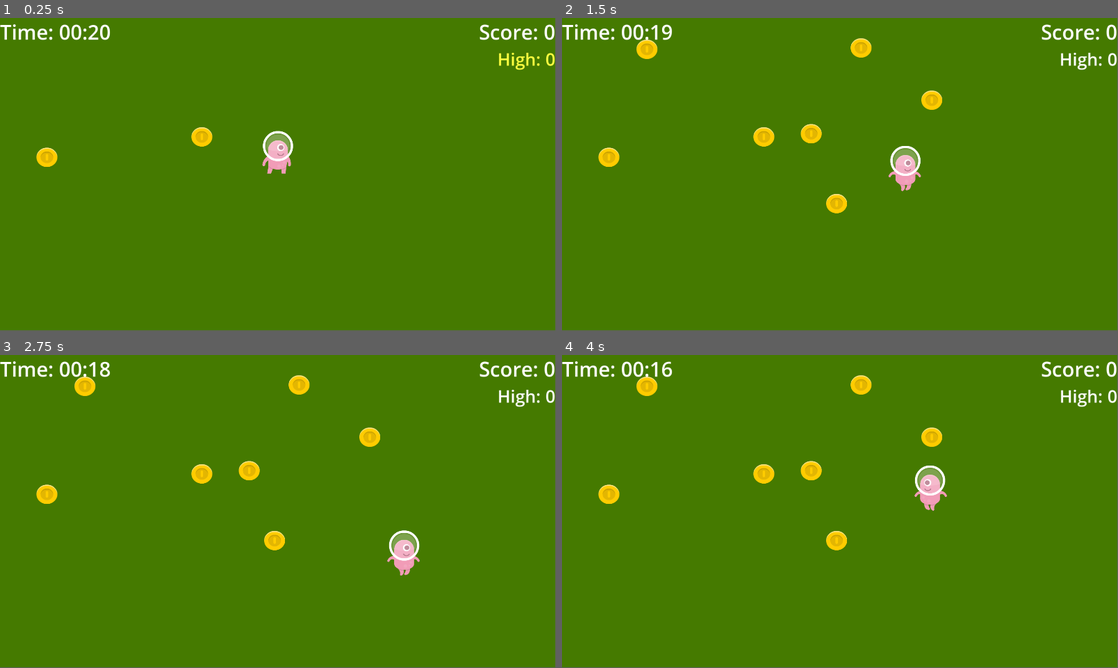
Above: before the commit, frames 1-4 (two rows, left to right).
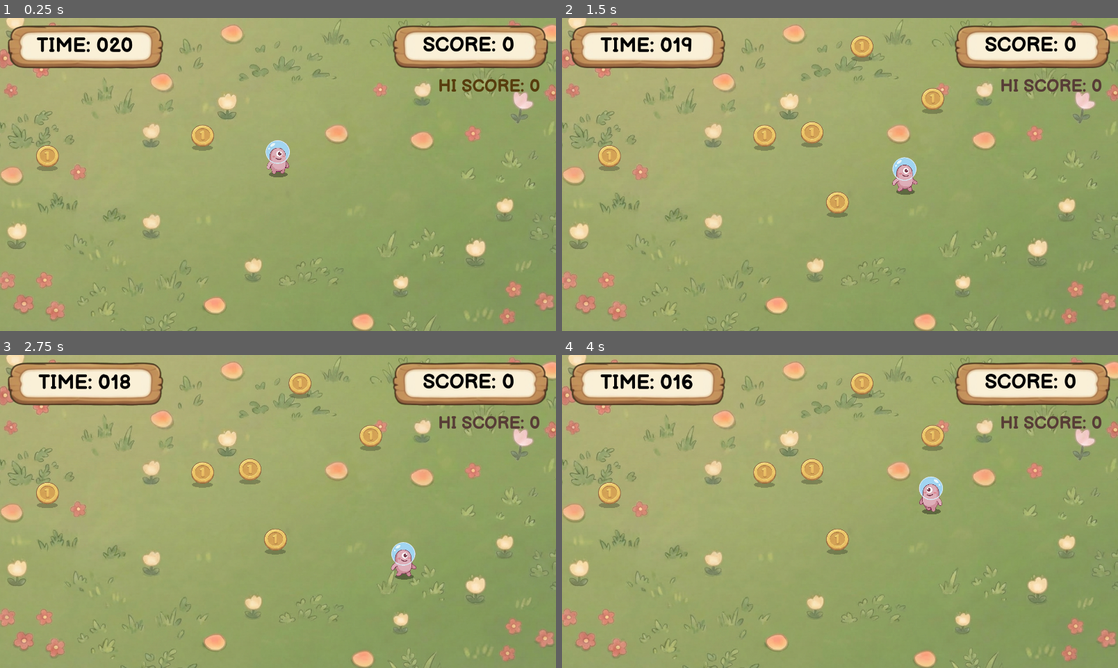
Above: after the commit, the same moments.

Repository: tklee1975/godot_tutorial_collect_coin
Game: Godot game, scene res://_MainScene.tscn
Two runs of this game, one before a commit and one after it. Both use one fixed random seed, a clock stepped at 60 frames per second and the inputs below. Sound files missing from this copy of the repository are replaced by a short silence.
Inputs:
- Up to frame 1 (0.25 s): no input
- Up to frame 2 (1.5 s): hold Right (ui_right) 0.53-1.28 s; hold Down (ui_down) from 1.28 s (still down)
- Up to frame 3 (2.75 s): release Down (ui_down) at 2.03 s; hold Right (ui_right) from 2.03 s (still down)
- Up to frame 4 (4 s): release Right (ui_right) at 2.78 s; hold Up (ui_up) 2.78-3.53 s; hold Left (ui_left) from 3.53 s (still down)
In our replay, the window is 799x449 before the commit and 800x450 after it. These sizes can differ from the game's own. Grey fills any space a smaller window leaves; there, only what the larger window draws over its background counts as a difference.

The runs differ from the first frame. In frame 1, 100% of the frame differs, in the area x 0-100%, y 0-100%; in frame 2, 100%; in frame 3, 99%; in frame 4, 100%.

Commit message:
Add the fonts

Diff:
--- a/Coin.tscn
+++ b/Coin.tscn
@@ -1,14 +1,15 @@
-[gd_scene load_steps=6 format=3 uid="uid://duucfxcccccte"]
+[gd_scene load_steps=7 format=3 uid="uid://duucfxcccccte"]
 
-[ext_resource type="Texture2D" uid="uid://miib4h2hnx3" path="res://Sprites/Coins/coinGold.png" id="1_h5dih"]
 [ext_resource type="Script" uid="uid://b6lcst5b2nf4j" path="res://Scripts/coin.gd" id="1_ufda5"]
+[ext_resource type="Texture2D" uid="uid://cqi1c1fer3o74" path="res://Sprites/Shapes/circle.png" id="2_fj540"]
+[ext_resource type="Texture2D" uid="uid://ea8eea3u7365" path="res://Sprites/Coins/coin-v2.png" id="2_ufda5"]
 [ext_resource type="AudioStream" uid="uid://cxsyoq2x2f7g1" path="res://Sounds/collect_coin.mp3" id="3_fj540"]
 
 [sub_resource type="SpriteFrames" id="SpriteFrames_6wppn"]
 animations = [{
 "frames": [{
 "duration": 1.0,
-"texture": ExtResource("1_h5dih")
+"texture": ExtResource("2_ufda5")
 }],
 "loop": true,
 "name": &"gold",
@@ -16,20 +17,24 @@
 }]
 
 [sub_resource type="RectangleShape2D" id="RectangleShape2D_h5dih"]
-size = Vector2(92.7169, 82.3072)
+size = Vector2(92.7169, 140.095)
 
 [node name="Coin" type="Area2D"]
 script = ExtResource("1_ufda5")
 
+[node name="Shadow" type="Sprite2D" parent="."]
+self_modulate = Color(0, 0, 0, 0.239216)
+scale = Vector2(0.205, 0.0557399)
+texture = ExtResource("2_fj540")
+
 [node name="AnimatedSprite2D" type="AnimatedSprite2D" parent="."]
-position = Vector2(-0.999998, -37)
-scale = Vector2(1.12891, 1.04297)
+position = Vector2(0, -42)
+scale = Vector2(0.536427, 0.495591)
 sprite_frames = SubResource("SpriteFrames_6wppn")
 animation = &"gold"
-frame_progress = 0.954617
 
 [node name="CollisionShape2D" type="CollisionShape2D" parent="."]
-position = Vector2(-0.999999, -37)
+position = Vector2(0, -41.5786)
 scale = Vector2(0.648438, 0.648438)
 shape = SubResource("RectangleShape2D_h5dih")
 
--- a/HUD.tscn
+++ b/HUD.tscn
@@ -1,6 +1,8 @@
-[gd_scene load_steps=2 format=3 uid="uid://bif75g5etf1ff"]
+[gd_scene load_steps=4 format=3 uid="uid://bif75g5etf1ff"]
 
 [ext_resource type="Script" uid="uid://cngk1dd4kmwhb" path="res://Scripts/hud.gd" id="1_k5de2"]
+[ext_resource type="Texture2D" uid="uid://cugeloj8sl4e5" path="res://Sprites/GUI/hud_panel.png" id="2_efote"]
+[ext_resource type="FontFile" uid="uid://du1haf8fokvt6" path="res://Fonts/BalsamiqSans-Bold.ttf" id="3_vow1y"]
 
 [node name="HUD" type="CanvasLayer"]
 script = ExtResource("1_k5de2")
@@ -13,32 +15,84 @@
 grow_horizontal = 2
 grow_vertical = 2
 
-[node name="HBoxContainer" type="HBoxContainer" parent="UIContainer"]
+[node name="VBoxContainer" type="VBoxContainer" parent="UIContainer"]
 layout_mode = 1
 anchors_preset = 10
 anchor_right = 1.0
+offset_bottom = 283.0
 grow_horizontal = 2
 
-[node name="TimeLabel" type="Label" parent="UIContainer/HBoxContainer"]
+[node name="HBoxContainer" type="HBoxContainer" parent="UIContainer/VBoxContainer"]
 layout_mode = 2
+
+[node name="TimePanel" type="TextureRect" parent="UIContainer/VBoxContainer/HBoxContainer"]
+layout_mode = 2
+texture = ExtResource("2_efote")
+
+[node name="TimeLabel" type="Label" parent="UIContainer/VBoxContainer/HBoxContainer/TimePanel"]
+layout_mode = 1
+anchors_preset = 8
+anchor_left = 0.5
+anchor_top = 0.5
+anchor_right = 0.5
+anchor_bottom = 0.5
+offset_left = -198.0
+offset_top = -100.0
+offset_right = 126.0
+offset_bottom = 96.0
+grow_horizontal = 2
+grow_vertical = 2
 size_flags_vertical = 1
+theme_override_colors/font_color = Color(0, 0, 0, 1)
+theme_override_fonts/font = ExtResource("3_vow1y")
 theme_override_font_sizes/font_size = 70
 text = "Time: 000"
+horizontal_alignment = 1
+vertical_alignment = 1
 
-[node name="Control" type="Control" parent="UIContainer/HBoxContainer"]
+[node name="Control" type="Control" parent="UIContainer/VBoxContainer/HBoxContainer"]
 layout_mode = 2
 size_flags_horizontal = 3
 
-[node name="VBoxContainer" type="VBoxContainer" parent="UIContainer/HBoxContainer"]
+[node name="ScorePanel" type="TextureRect" parent="UIContainer/VBoxContainer/HBoxContainer"]
 layout_mode = 2
+texture = ExtResource("2_efote")
+flip_h = true
 
-[node name="ScoreLabel" type="Label" parent="UIContainer/HBoxContainer/VBoxContainer"]
-layout_mode = 2
+[node name="ScoreLabel" type="Label" parent="UIContainer/VBoxContainer/HBoxContainer/ScorePanel"]
+layout_mode = 1
+anchors_preset = 8
+anchor_left = 0.5
+anchor_top = 0.5
+anchor_right = 0.5
+anchor_bottom = 0.5
+offset_left = -131.0
+offset_top = -46.0
+offset_right = 213.0
+offset_bottom = 50.0
+grow_horizontal = 2
+grow_vertical = 2
+theme_override_colors/font_color = Color(0, 0, 0, 1)
+theme_override_fonts/font = ExtResource("3_vow1y")
 theme_override_font_sizes/font_size = 70
 text = "Score: 000"
 
-[node name="HighScoreLabel" type="Label" parent="UIContainer/HBoxContainer/VBoxContainer"]
+[node name="HBoxContainer2" type="HBoxContainer" parent="UIContainer/VBoxContainer"]
 layout_mode = 2
+
+[node name="Control3" type="Control" parent="UIContainer/VBoxContainer/HBoxContainer2"]
+layout_mode = 2
+size_flags_horizontal = 3
+
+[node name="HighScoreLabel" type="Label" parent="UIContainer/VBoxContainer/HBoxContainer2"]
+custom_minimum_size = Vector2(0, 106)
+layout_mode = 2
+theme_override_colors/font_color = Color(0.34, 0.23664, 0.2108, 1)
+theme_override_fonts/font = ExtResource("3_vow1y")
 theme_override_font_sizes/font_size = 60
-text = "High Score: 0"
+text = "HIGH: 0"
 horizontal_alignment = 2
+
+[node name="TextureRect" type="TextureRect" parent="UIContainer/VBoxContainer/HBoxContainer2"]
+custom_minimum_size = Vector2(50, 0)
+layout_mode = 2
--- a/Player.tscn
+++ b/Player.tscn
@@ -1,42 +1,62 @@
-[gd_scene load_steps=6 format=3 uid="uid://dmv8puij8lf14"]
+[gd_scene load_steps=10 format=3 uid="uid://dmv8puij8lf14"]
 
-[ext_resource type="Texture2D" uid="uid://0k168fl2jxc" path="res://Sprites/Player/alienPink_stand.png" id="1_kne1u"]
-[ext_resource type="Texture2D" uid="uid://ohnectcl047j" path="res://Sprites/Player/alienPink_walk1.png" id="2_e80uo"]
-[ext_resource type="Texture2D" uid="uid://b5eyso0hjiyme" path="res://Sprites/Player/alienPink_walk2.png" id="3_cxr5p"]
+[ext_resource type="Texture2D" uid="uid://cqi1c1fer3o74" path="res://Sprites/Shapes/circle.png" id="1_dtqjt"]
+[ext_resource type="Texture2D" uid="uid://d3lxtyo3xevvs" path="res://Sprites/PlayerV2/ player-pink-idle-1.png" id="1_e80uo"]
+[ext_resource type="Texture2D" uid="uid://h1h1xnbxbvj8" path="res://Sprites/PlayerV2/ player-pink-idle-2.png" id="2_cxr5p"]
+[ext_resource type="Texture2D" uid="uid://brhyrlxn3h8t7" path="res://Sprites/PlayerV2/ player-pink-walk-1.png" id="3_tdg3f"]
+[ext_resource type="Texture2D" uid="uid://dsmmb5tilmfdo" path="res://Sprites/PlayerV2/ player-pink-walk-2.png" id="4_dtqjt"]
+[ext_resource type="Texture2D" uid="uid://rg1r386usvbq" path="res://Sprites/PlayerV2/ player-pink-walk-3.png" id="5_5ncpa"]
+[ext_resource type="Texture2D" uid="uid://bbaxflc0lelur" path="res://Sprites/PlayerV2/ player-pink-walk-4.png" id="6_wi0c6"]
 
 [sub_resource type="SpriteFrames" id="SpriteFrames_tdg3f"]
 animations = [{
 "frames": [{
+"duration": 4.0,
+"texture": ExtResource("1_e80uo")
+}, {
 "duration": 1.0,
-"texture": ExtResource("1_kne1u")
+"texture": ExtResource("2_cxr5p")
 }],
 "loop": true,
 "name": &"idle",
-"speed": 5.0
+"speed": 3.0
 }, {
 "frames": [{
 "duration": 1.0,
-"texture": ExtResource("2_e80uo")
+"texture": ExtResource("3_tdg3f")
 }, {
 "duration": 1.0,
-"texture": ExtResource("3_cxr5p")
+"texture": ExtResource("4_dtqjt")
+}, {
+"duration": 1.0,
+"texture": ExtResource("5_5ncpa")
+}, {
+"duration": 1.0,
+"texture": ExtResource("6_wi0c6")
 }],
 "loop": true,
 "name": &"walk",
-"speed": 8.0
+"speed": 6.0
 }]
 
 [sub_resource type="RectangleShape2D" id="RectangleShape2D_kne1u"]
-size = Vector2(108.5, 121.75)
+size = Vector2(69, 106)
 
 [node name="Player" type="CharacterBody2D"]
 
+[node name="Shadow" type="Sprite2D" parent="."]
+modulate = Color(0, 0, 0, 0.368627)
+position = Vector2(1, 0)
+scale = Vector2(0.181875, 0.056875)
+texture = ExtResource("1_dtqjt")
+
 [node name="AnimatedSprite2D" type="AnimatedSprite2D" parent="."]
-position = Vector2(0, -130)
+position = Vector2(-1, -60)
+scale = Vector2(0.438144, 0.438144)
 sprite_frames = SubResource("SpriteFrames_tdg3f")
 animation = &"idle"
-frame_progress = 0.42713
+frame_progress = 0.105706
 
 [node name="CollisionShape2D" type="CollisionShape2D" parent="."]
-position = Vector2(0, -63.875)
+position = Vector2(2.5, -56)
 shape = SubResource("RectangleShape2D_kne1u")
--- a/Scripts/hud.gd
+++ b/Scripts/hud.gd
@@ -2,9 +2,9 @@
 
 # --- 節點引用 ---
 # 使用 @onready 確保在場景載入完成後取得 UI 節點
-@onready var score_label: Label = $UIContainer/HBoxContainer/VBoxContainer/ScoreLabel
-@onready var time_label: Label = $UIContainer/HBoxContainer/TimeLabel
-@onready var high_score_label: Label = $UIContainer/HBoxContainer/VBoxContainer/HighScoreLabel
+@onready var score_label: Label = $UIContainer/VBoxContainer/HBoxContainer/ScorePanel/ScoreLabel
+@onready var time_label: Label = $UIContainer/VBoxContainer/HBoxContainer/TimePanel/TimeLabel
+@onready var high_score_label: Label = $UIContainer/VBoxContainer/HBoxContainer2/HighScoreLabel
 
 # 新增音效組件引用
 @onready var record_audio_player: AudioStreamPlayer2D = $NewRecordAudioPlayer
@@ -25,7 +25,7 @@
 ## 更新分數的接口
 func update_score_display(new_score: int) -> void:
 	_current_score = new_score
-	score_label.text = "Score: %d" % _current_score
+	score_label.text = "SCORE: %d" % _current_score
 
 ## 增加分數的接口 (方便 Coin 等物品調用)
 func add_score(amount: int) -> void:
@@ -36,9 +36,7 @@
 func update_time_display(seconds: int) -> void:
 	_current_time = seconds
 	# 將秒數格式化為 00:00 格式 (可選)
-	var mins = int(_current_time / 60)
-	var secs = _current_time % 60
-	time_label.text = "Time: %02d:%02d" % [mins, secs]
+	time_label.text = "TIME: %03d" % [seconds]
 
 	# 如果你只需要顯示純數字，可以使用這行：
 	# time_label.text = "Time: " + str(_current_time)
@@ -53,7 +51,7 @@
 
 ## 更新最高分顯示
 func update_high_score_display(value: int) -> void:
-	high_score_label.text = "High: %d" % value
+	high_score_label.text = "HI SCORE: %d" % value
 
 	play_new_record_sound()
 	play_new_record_fx()
--- a/_MainScene.tscn
+++ b/_MainScene.tscn
@@ -1,6 +1,7 @@
-[gd_scene load_steps=8 format=3 uid="uid://bx2kyt5dah3x1"]
+[gd_scene load_steps=9 format=3 uid="uid://bx2kyt5dah3x1"]
 
 [ext_resource type="PackedScene" uid="uid://dtaltjh5pygvd" path="res://GameManager.tscn" id="1_118as"]
+[ext_resource type="Texture2D" uid="uid://0v3c1uhorbc3" path="res://Sprites/Backgrounds/background.png" id="1_fsea7"]
 [ext_resource type="PackedScene" uid="uid://duucfxcccccte" path="res://Coin.tscn" id="1_xob67"]
 [ext_resource type="PackedScene" uid="uid://dmv8puij8lf14" path="res://Player.tscn" id="2_ygo0k"]
 [ext_resource type="Script" uid="uid://bfx0oegi0um8w" path="res://Scripts/player.gd" id="3_118as"]
@@ -14,6 +15,11 @@
 offset_right = 1920.0
 offset_bottom = 1080.0
 color = Color(0.270588, 0.478431, 0, 1)
+
+[node name="Background" type="Sprite2D" parent="."]
+position = Vector2(974, 538)
+scale = Vector2(1.5, 1.5)
+texture = ExtResource("1_fsea7")
 
 [node name="Coin" parent="." instance=ExtResource("1_xob67")]
 position = Vector2(699, 448)
--- a/project.godot
+++ b/project.godot
@@ -21,6 +21,7 @@
 
 window/size/viewport_width=1920
 window/size/viewport_height=1080
+window/stretch/mode="canvas_items"
 window/stretch/scale_mode="integer"
 
 [rendering]
Binary file added: Fonts/BalsamiqSans-Bold.ttf
Not shown, added: Fonts/BalsamiqSans-Bold.ttf.import
Binary file added: Fonts/BalsamiqSans-Regular.ttf
Not shown, added: Fonts/BalsamiqSans-Regular.ttf.import
Binary file added: Sprites/Backgrounds/background.png
Not shown, added: Sprites/Backgrounds/background.png.import
Binary file added: Sprites/Coins/coin-v2.png
Not shown, added: Sprites/Coins/coin-v2.png.import
Binary file added: Sprites/GUI/hud_panel.png
Not shown, added: Sprites/GUI/hud_panel.png.import
Binary file added: Sprites/PlayerV2/ player-pink-idle-1.png
Not shown, added: Sprites/PlayerV2/ player-pink-idle-1.png.import
(and 12 more such lines)
